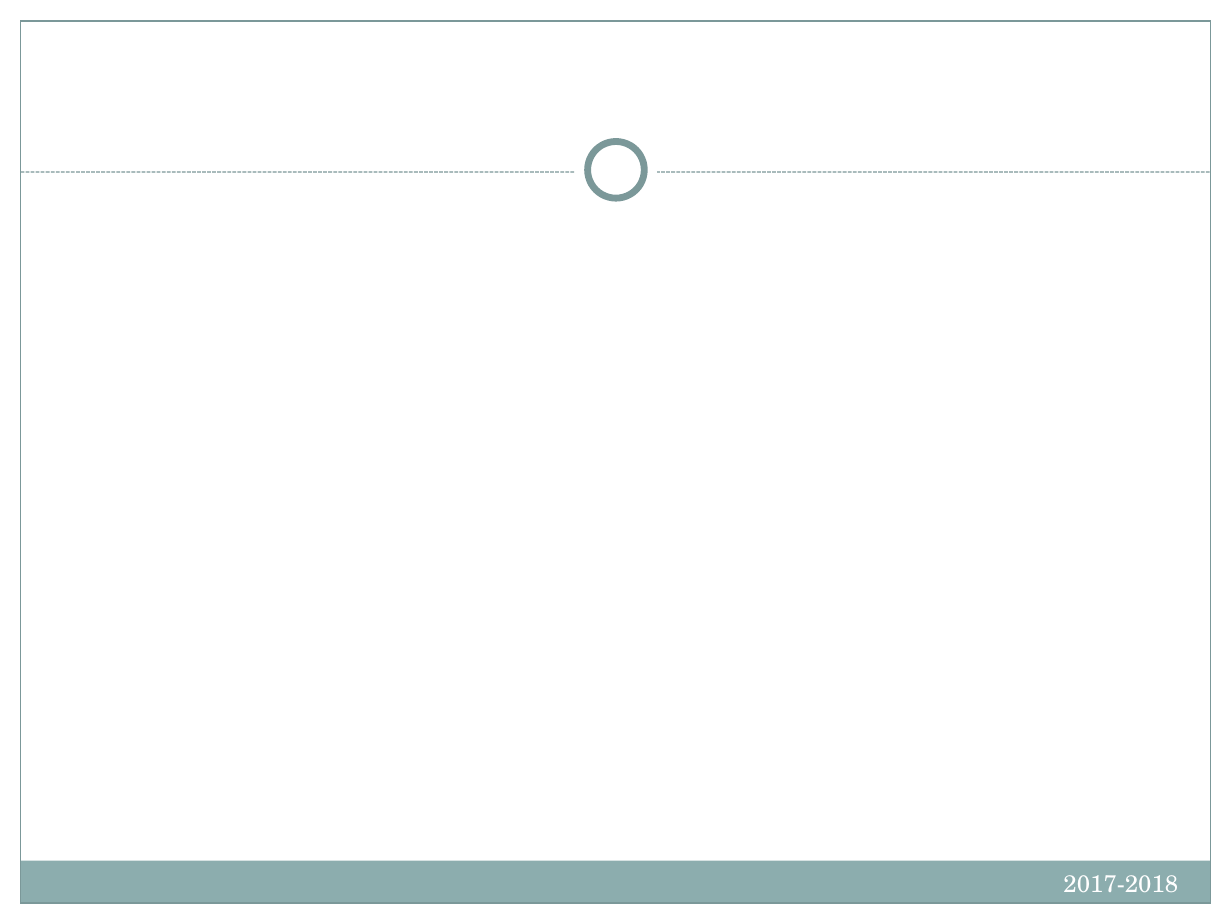
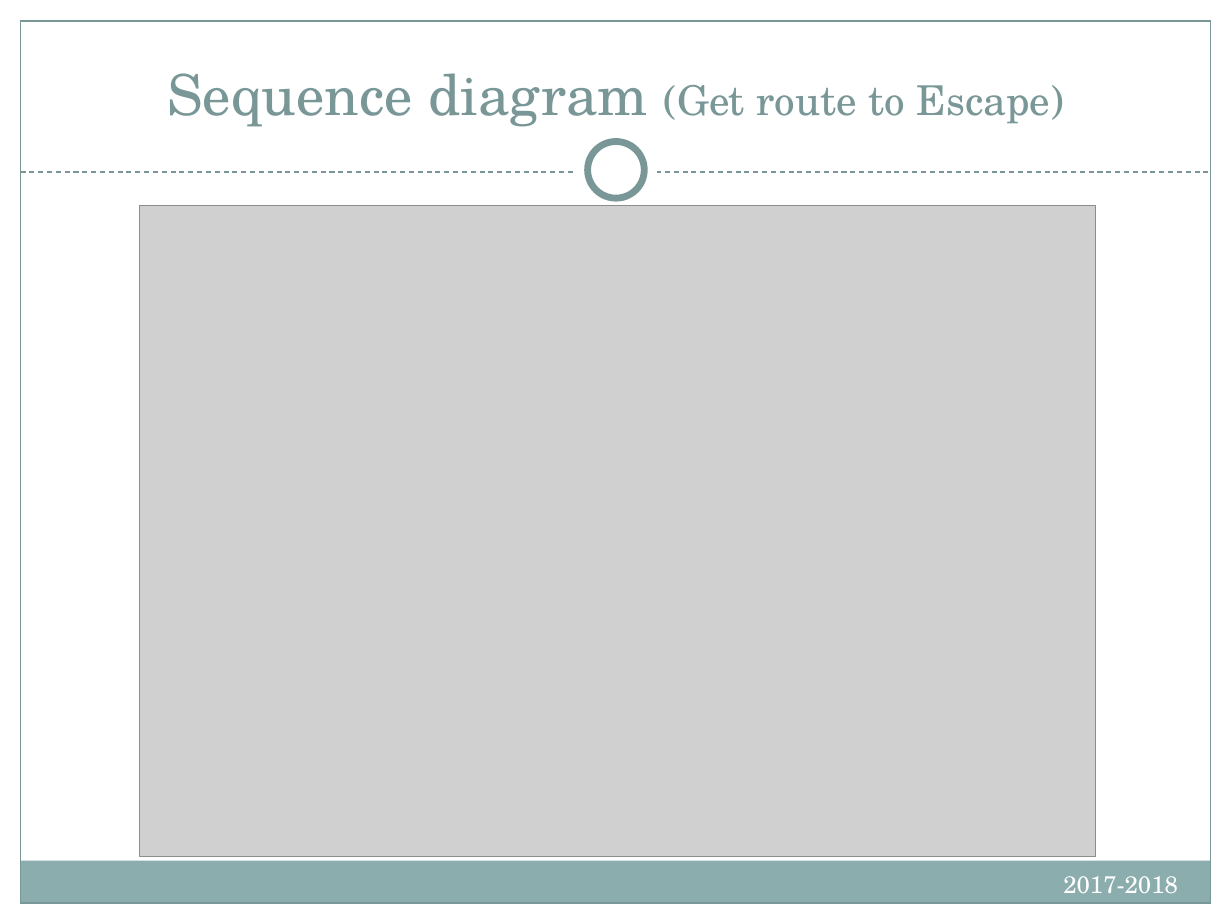
Before and after one commit to kacper97/Escaper, a slide deck: slide 11 of Presentation/IntroSWEng.FinalPresentationTemplate.pptx. Drawn at 1232x924 pixels with LibreOffice and Linux fonts; fonts in the diff are those of the drawing; grey boxes stand for pictures. Boxes give left, top, right and bottom in pixels: in the first picture for what was removed or moved away, otherwise in the second. Text is boxed around its words. In the diff, an @@ line names an element or a change of style, - is before the commit and + after.

```diff
--- a/Presentation/IntroSWEng.FinalPresentationTemplate.pptx
+++ b/Presentation/IntroSWEng.FinalPresentationTemplate.pptx
@@ rectangle at (21, 21, 1211, 903): outline #7C999A 0.75 pt to #7A9798 0.75 pt @@
@@ title added at (167, 73, 1064, 127), 24 pt, text #7A9798 @@
+Sequence diagram (Get route to Escape)
@@ line (21, 172) - (1211, 172): stroke #7C999A 0.75 pt dashed to #7A9798 0.75 pt dashed @@
@@ picture added at (139, 206, 1095, 856) @@
```
Also in this commit, not shown: 13 other slides changed, 7 slides added, 7 slides removed.
